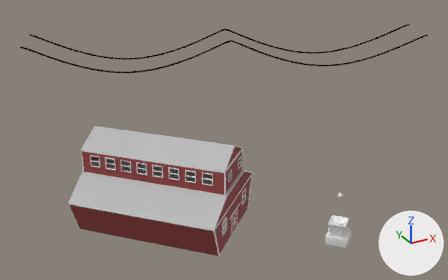
Two versions of the Blender file AssetBrowser/Exterior grinder.blend, one commit apart.
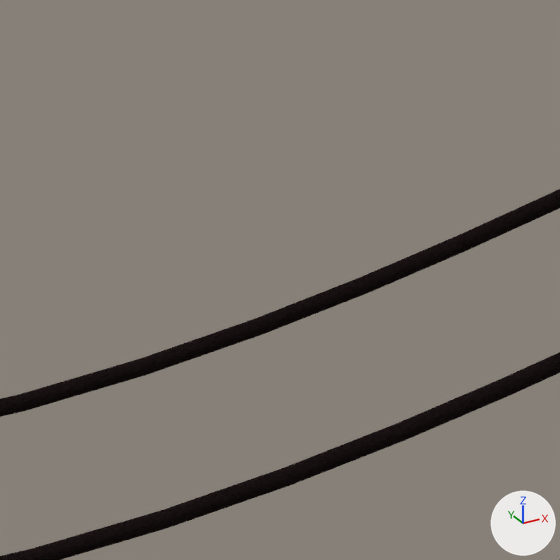
The first picture shows the older version from a camera (50 mm lens) standing at (-15.19, -28.45, 16.7) and looking at (0.57, 0.22, 2.36). The close-ups show the older and then the newer version on the part from 36% to 47% of the width and 7% to 24% of the height of that picture. Only the edits that show in the close-ups are written down. The lights are fixed; the arrows at lower right show +X, +Y and +Z.

Objects in the first close-up: 'BézierCurve', 'BézierCurve.001'.
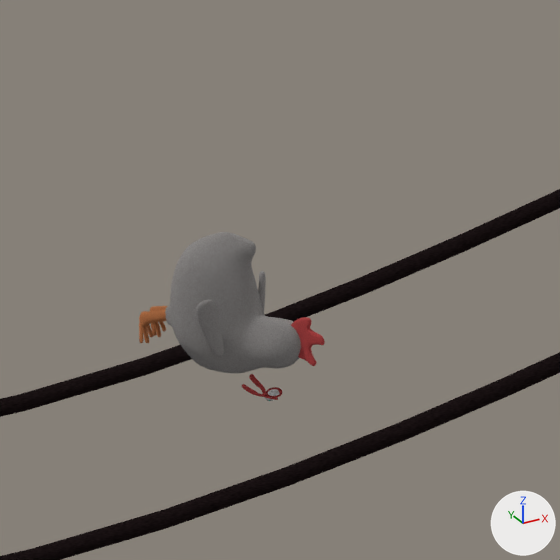
Pixel boxes (x1, y1, x2, y2) of what changed, in the close-ups (560 x 560 px):
'poule_body', added: after (165, 232, 301, 373)
'crest', added (red): after (291, 317, 325, 366)
'legs', added (brown): after (139, 306, 167, 343)
'wattles', added: after (242, 374, 266, 397)
'eyesockets', added: after (263, 387, 282, 400)
'eyes', added: after (265, 389, 279, 401)

Diff of the bpy script that builds the scene:
```diff
--- a/AssetBrowser/Exterior grinder.blend.py
+++ b/AssetBrowser/Exterior grinder.blend.py
@@ mat_mat_fur_red @@
+mat_mat_fur_red = bpy.data.materials.new('MAT.Fur.Red')
+# nodes: BsdfDiffuse, OutputMaterial, TexNoise, ValToRGB
+# colours: brown #5c2b2b, red #e05959
@@ mat_mat_diffusefur @@
+mat_mat_diffusefur = bpy.data.materials.new('MAT.DiffuseFur')
+# nodes: BsdfDiffuse, OutputMaterial, TexNoise, ValToRGB
+# colours: grey #b1b1b1, brown #4d4038
@@ mat_mat_libs_orange @@
+mat_mat_libs_orange = bpy.data.materials.new('MAT.libs.orange')
+# nodes: BsdfDiffuse, OutputMaterial, TexNoise, ValToRGB
+# colours: brown #5c2b2b, orange #e09359
@@ me_mesh_shrinkwrap_surface @@
+me_mesh_shrinkwrap_surface.from_pydata([(-0.093, -0.093, 0.0), (0.093, -0.093, 0.0), (-0.093, 0.093, 0.0), (0.093, 0.093, 0.0)], [], [(0, 2, 3, 1)])
@@ lat_lattice @@
+lat_lattice = bpy.data.lattices.new('Lattice')
+lat_lattice.points_u = 5
+lat_lattice.points_v = 1
+lat_lattice.points_w = 5
+lat_lattice.points.foreach_set('co_deform', [-0.5, -4.556, -0.647, -0.25, -0.51, -0.647, 0.0, -0.154, -0.647, 0.25, -0.51, -0.647, 0.5, -4.556, -0.647, -0.5, -1.264, -0.397, -0.25, -0.951, -0.397, 0.0, -0.0323, -0.397, 0.25, -0.951, -0.397, 0.5, -1.264, -0.397, -0.5, -1.754, -0.147, -0.25, -0.835, -0.147, 0.0, 1.11, -0.147, 0.25, -0.835, -0.147, 0.5, -1.754, -0.147, -0.5, -4.232, 0.103, -0.25, -2.66, 0.103, 0.0, -0.286, 0.103, 0.25, -2.66, 0.103, 0.5, -4.232, 0.103, -0.5, -5.911, 0.353, -0.25, -3.873, 0.353, 0.0, -3.301, 0.353, 0.25, -3.873, 0.353, 0.5, -5.911, 0.353])
@@ ob_wattles @@
+ob_wattles = bpy.data.objects.new('wattles', me_béziercurve)  # 618 vertices, 616 faces; spans x -0.0741..0.0741, y -0.0104..0.0104, z -0.0965..0.007; modifiers SUBSURF, SHRINKWRAP, LATTICE
+ob_wattles.parent = ob_shrinkwrap_surface
+ob_wattles.location = (-0.00032, 0.251, 0.626)
@@ ob_lattice @@
+ob_lattice = bpy.data.objects.new('Lattice', lat_lattice)
+ob_lattice.parent = ob_shrinkwrap_surface
+ob_lattice.location = (0.0, 0.251, 0.61)
+ob_lattice.scale = (0.182, 0.00951, 0.182)
@@ ob_shrinkwrap_surface @@
+ob_shrinkwrap_surface = bpy.data.objects.new('shrinkwrap_surface', me_mesh_shrinkwrap_surface)  # modifiers SUBSURF, LATTICE
+ob_shrinkwrap_surface.location = (-2.696, -1.704, 8.406)
+ob_shrinkwrap_surface.rotation_euler = (-0.52, 0.0444, -2.269)  # degrees (-30, 2.5, -130)
@@ ob_poule_body @@
+ob_poule_body = bpy.data.objects.new('poule_body', me_mesh_poule_body)  # 277 vertices, 254 faces; spans x 0.0..0.305, y -0.337..0.257, z -0.192..0.403; modifiers MIRROR, SUBSURF
+ob_poule_body.location = (-2.864, -1.549, 8.736)
+ob_poule_body.rotation_euler = (-1.361, 0.0, -2.489)  # degrees (-78, 0, -143)
@@ ob_legs @@
+ob_legs = bpy.data.objects.new('legs', me_mesh_legs)  # 97 vertices, 92 faces; spans x 0.0037..0.1118, y -0.0626..0.0755, z -0.0058..0.1291; modifiers MIRROR, SUBSURF
+ob_legs.location = (-3.043, -1.316, 8.674)
+ob_legs.rotation_euler = (-1.361, 0.0, -2.489)  # degrees (-78, 0, -143)
@@ ob_eyesockets @@
+ob_eyesockets = bpy.data.objects.new('eyesockets', me_mesh_eyesockets)  # 110 vertices, 92 faces; spans x -0.0015..0.0676, y -0.0045..0.0027, z -0.0304..0.0339; modifiers SUBSURF, MIRROR, SHRINKWRAP, LATTICE
+ob_eyesockets.parent = ob_shrinkwrap_surface
+ob_eyesockets.location = (0.0000139, 0.251, 0.653)
@@ ob_eyes @@
+ob_eyes = bpy.data.objects.new('eyes', me_mesh_eyes)  # 25 vertices, 16 faces; spans x 0.0044..0.0582, y -0.0002..0.0163, z 0.0222..0.0656; in mat_mat_diffusesmooth_white (light grey #c9c9c9); modifiers MIRROR, SUBSURF, SHRINKWRAP, LATTICE
+ob_eyes.parent = ob_shrinkwrap_surface
+ob_eyes.location = (0.0, 0.251, 0.61)
@@ ob_crest @@
+ob_crest = bpy.data.objects.new('crest', me_mesh_crest)  # 50 vertices, 37 faces; spans x 0.0..0.016, y -0.093..0.117, z -0.065..0.07; modifiers MIRROR, BEVEL, SUBSURF
+ob_crest.location = (-2.591, -1.905, 8.685)
+ob_crest.rotation_euler = (-1.361, 0.0, -2.489)  # degrees (-78, 0, -143)
```
